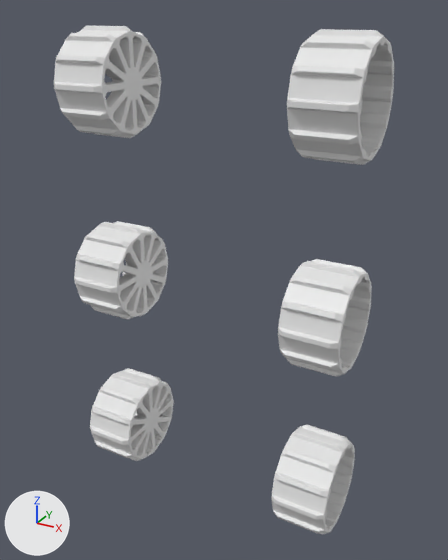
What one commit did to the glTF model static/models/moonRoverWheels.glb.
Camera for both pictures: a 50 mm lens placed at (0.853, -1.668, 0.731), pointed at (0.015, -0.145, -0.03). Every picture has the same lights, and +X, +Y and +Z are marked at lower left. Where no turn or scale is listed for an object, it has been applied to the vertices.

Names of what the first picture shows: 'wheel', 'wheel.001', 'wheel.002', 'wheel.003', 'wheel.004', 'wheel.005'.
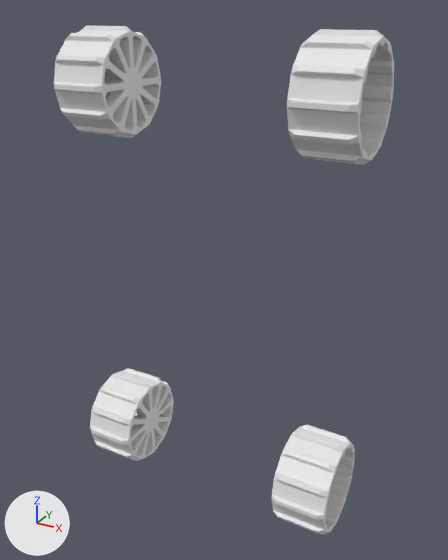
Pixel boxes (x1, y1, x2, y2) of what changed, in the pictures (448 x 560 px):
'wheel.002', deleted
    before: (278, 259, 372, 376)
'wheel.003', deleted
    before: (74, 221, 168, 319)

Edits to the bpy script that builds the scene:
```text
Remove ob_wheel_002:
    ob_wheel_002 = bpy.data.objects.new('wheel.002', me_circle_027)
    ob_wheel_002.location = (0.354, -0.166, -0.063)
Remove ob_wheel_003:
    ob_wheel_003 = bpy.data.objects.new('wheel.003', me_circle_019)
    ob_wheel_003.location = (-0.354, -0.166, -0.063)
```
